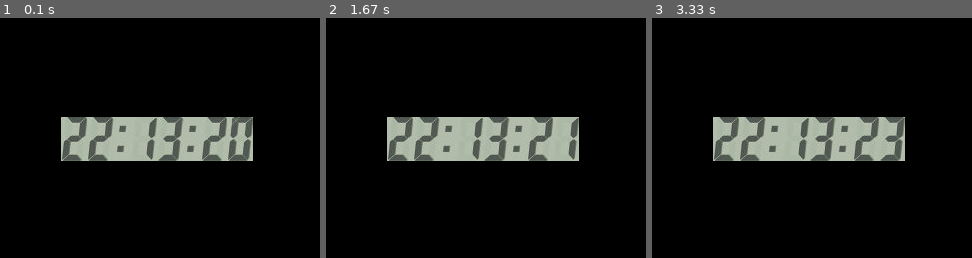
Above: before the commit, frames 1-3 (left to right).
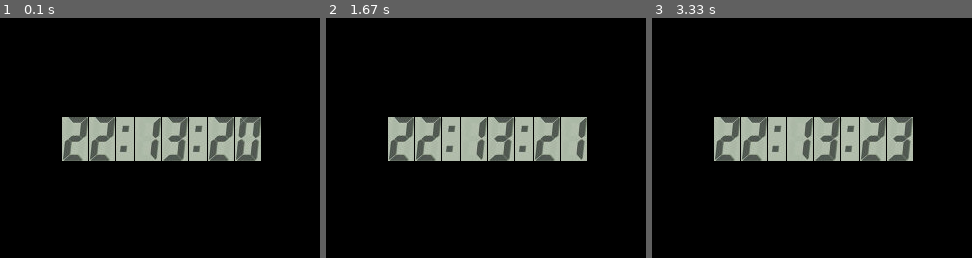
Above: after the commit, the same moments.

Repository: cmougin/raspiRR
Game: pygame game, started from pygame-test-2.py
Same seed, same stepped clock (60 frames per second), same inputs: the game is played once before the commit and once after it. The source is Python 2; it was converted automatically to run under Python 3.
Inputs:
- Up to frame 1 (0.1 s): no input
- Up to frame 2 (1.67 s): no input
- Up to frame 3 (3.33 s): tap F at 1.83 s
The pictures show only the part of the screen within x 28-78%, y 0-50%; the shares and areas given below are measured in that part.

The runs differ from the first frame. In frame 1, 4.7% of the frame differs, in the area x 19-82%, y 41-60%; in frame 2, 4.2%; in frame 3, 4.4%.

Commit message:
essai petite modif dans une branche appelee A

Diff:
--- a/pygame-test-2.py
+++ b/pygame-test-2.py
@@ -32,6 +32,7 @@
             x = 240
             y = 100
             for c in list(heure):
+                x+=1
                 if c==':':
                     screen.blit(img2points, (x, y))
                     x += img2points.get_width()
